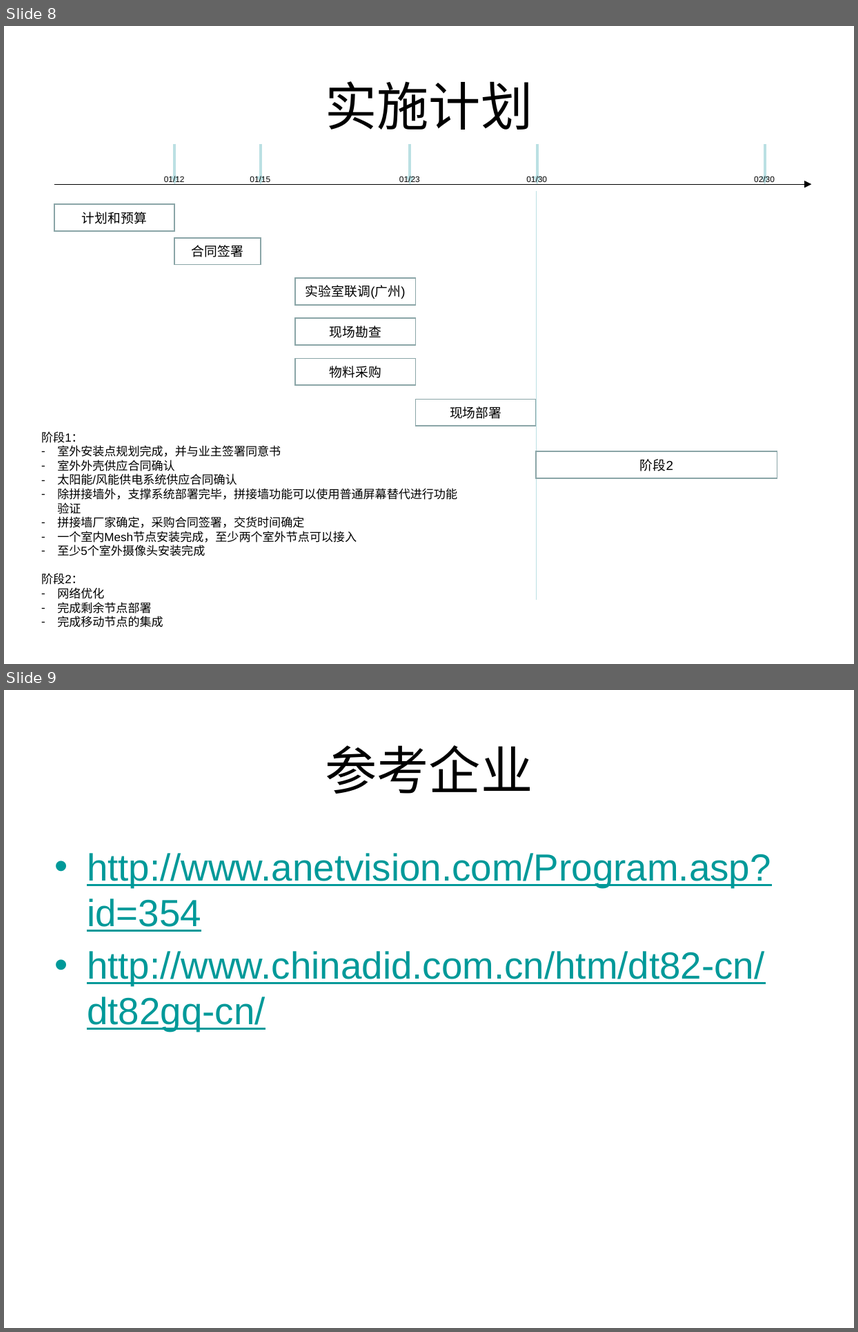
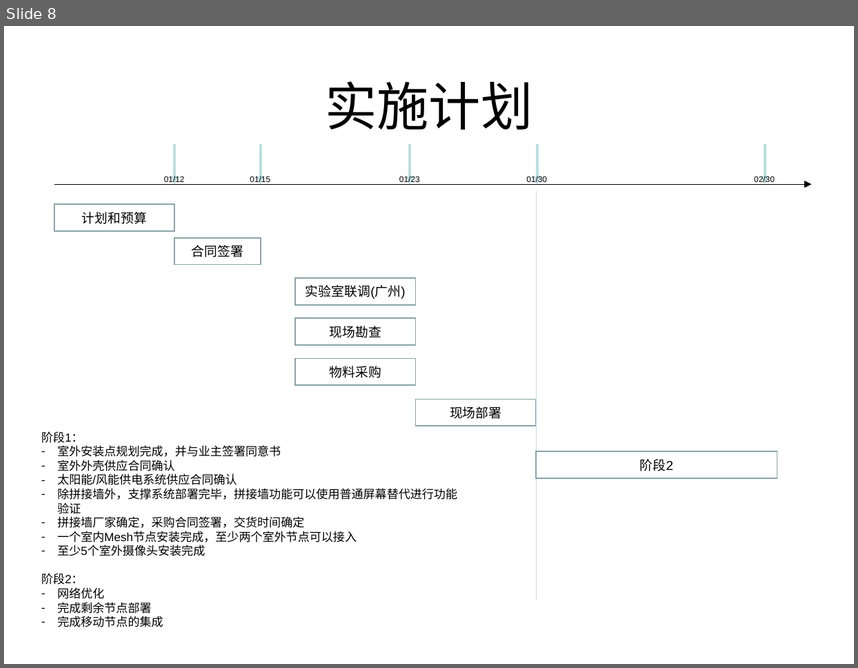
Before and after one commit to scutxieyun/Gfapiao, a slide deck: doc/基于Mesh的视频监控解决方案.pptx. Shown one above the other, each under a label of ours: slides 8 and 9 before the commit, slide 8 after it. The pictures are 858x1332 and 858x668 pixels, drawn with LibreOffice and Linux fonts; fonts in the diff are those of the drawing. Boxes give left, top, right and bottom in pixels: in the first picture for what was removed or moved away, otherwise in the second. Text is boxed around its words. In the diff, an @@ line names an element or a change of style, - is before the commit and + after.

```diff
--- a/doc/基于Mesh的视频监控解决方案.pptx
+++ b/doc/基于Mesh的视频监控解决方案.pptx
@@ slide 9 removed at (4,690,854,1328), background #FFFFFF @@
@@ title removed at (325,745,533,793) @@
-参考企业
@@ text removed at (87,853,771,1031) @@
-• http://www.anetvision.com/Program.asp?id=354
-• http://www.chinadid.com.cn/htm/dt82-cn/dt82gq-cn/
```
Also in this commit, not shown: 1 slide changed, 3 slides added, 1 other file.
